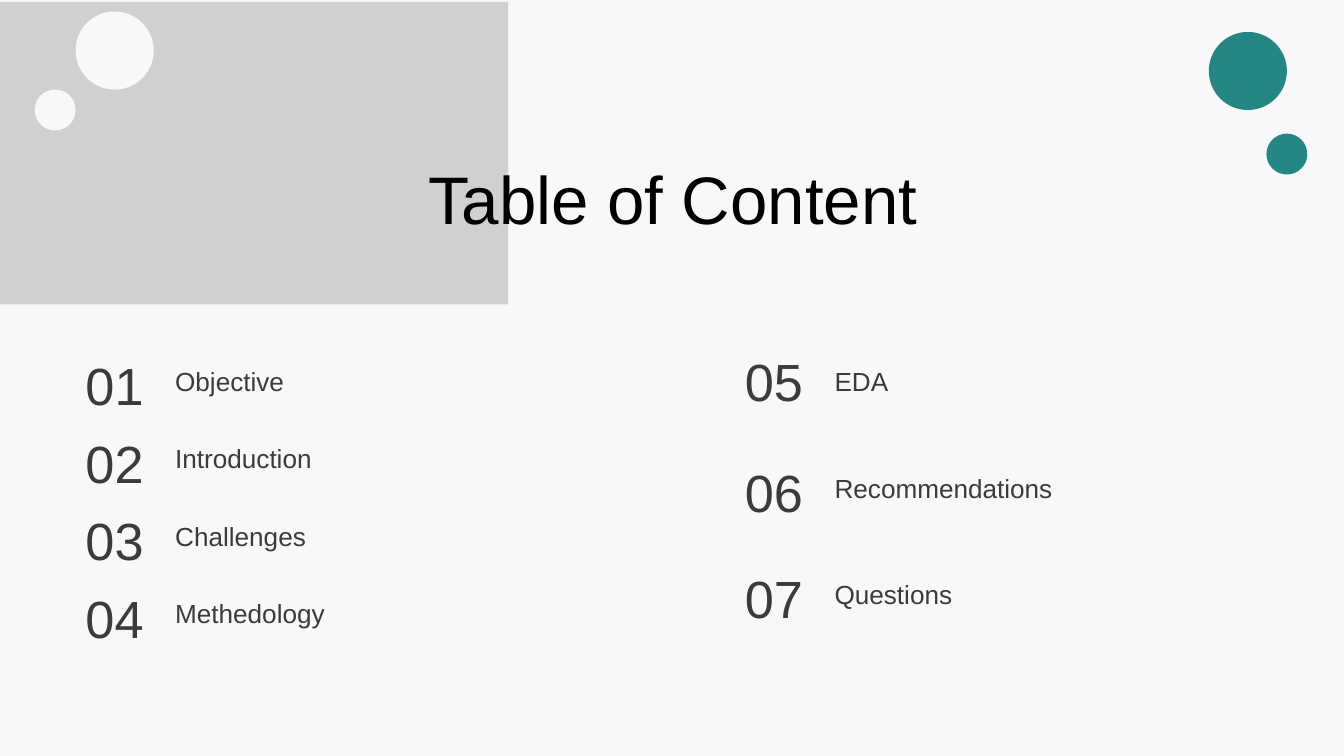
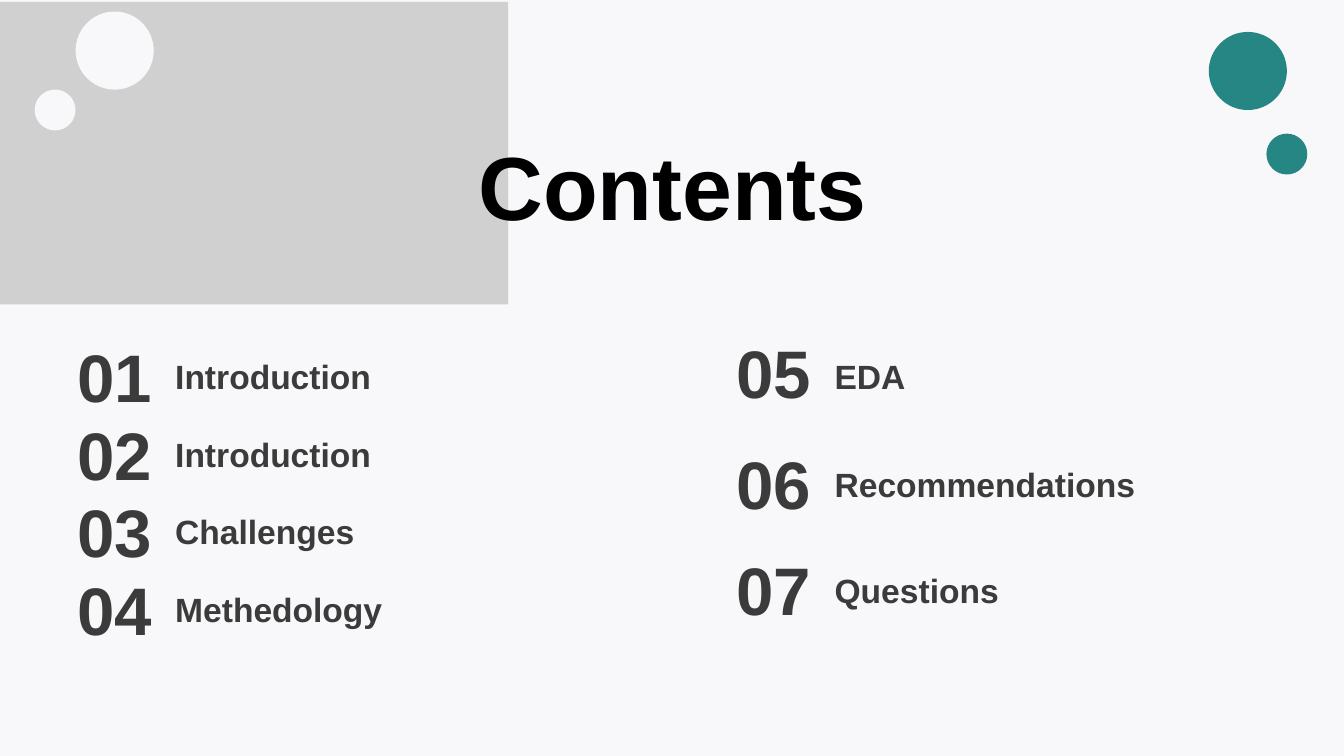
Before and after one commit to AHM123ED2/YAT401A_CAI2_DAT2_G7DEPI2_GROUP3HR, a slide deck: slide 2 of Human Resources Data analyiss final.pptx. Drawn at 1344x756 pixels with LibreOffice and Linux fonts; fonts in the diff are those of the drawing; grey boxes stand for pictures. Boxes give left, top, right and bottom in pixels: in the first picture for what was removed or moved away, otherwise in the second. Text is boxed around its words. In the diff, an @@ line names an element or a change of style, - is before the commit and + after.

```diff
--- a/Human Resources Data analyiss final.pptx
+++ b/Human Resources Data analyiss final.pptx
@@ text at (x1=479, y1=149, x2=867, y2=236): text changed; size 72 to 96 pt; bold on @@
-Table of Content
+Contents
@@ text at (x1=175, y1=364, x2=371, y2=390): text changed; size 28 to 36 pt; bold on @@
-Objective
+Introduction
@@ size 28 to 36 pt, bold on in 6 elements at (x1=175, y1=519, x2=354, y2=550), (x1=175, y1=597, x2=382, y2=628), (x1=835, y1=366, x2=906, y2=389), (x1=835, y1=472, x2=1135, y2=498), (x1=835, y1=578, x2=999, y2=609), (x1=175, y1=442, x2=371, y2=468) @@
@@ size 56 to 72 pt, bold on in 7 elements at (x1=77, y1=588, x2=152, y2=636), (x1=737, y1=568, x2=812, y2=616), (x1=77, y1=355, x2=152, y2=403), (x1=77, y1=433, x2=152, y2=481), (x1=737, y1=351, x2=812, y2=399), (x1=737, y1=462, x2=812, y2=510), (x1=77, y1=510, x2=152, y2=558) @@
```
Also in this commit, not shown: 2 other slides changed, 2 slides removed, 1 other file.
